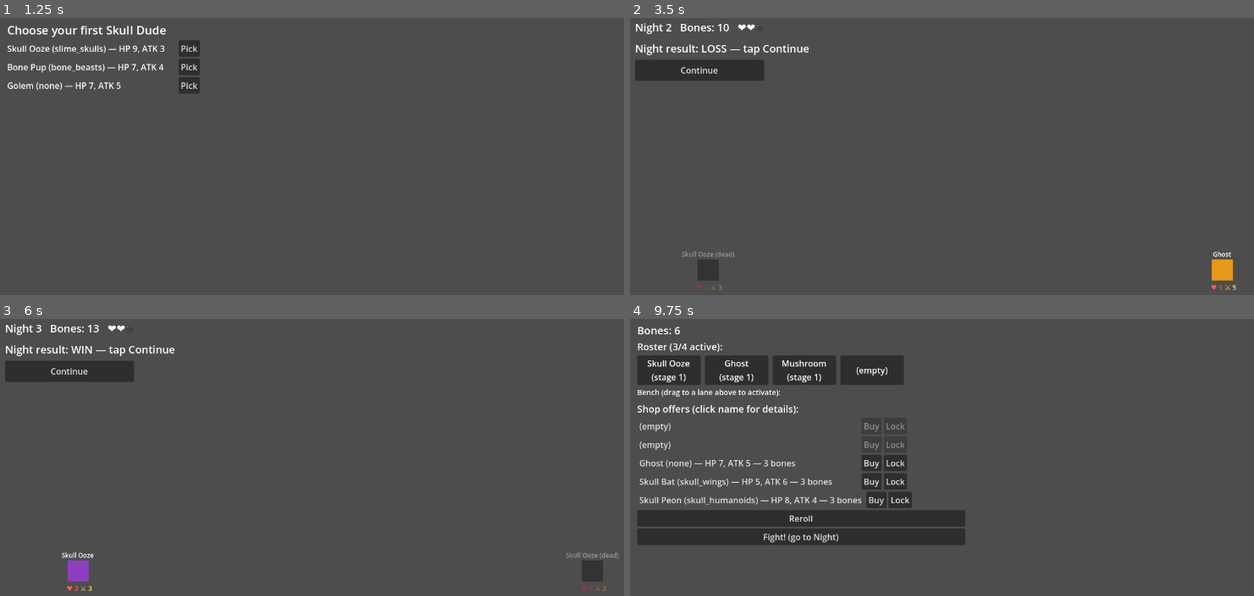
Above: before the commit, frames 1-4 (two rows, left to right).
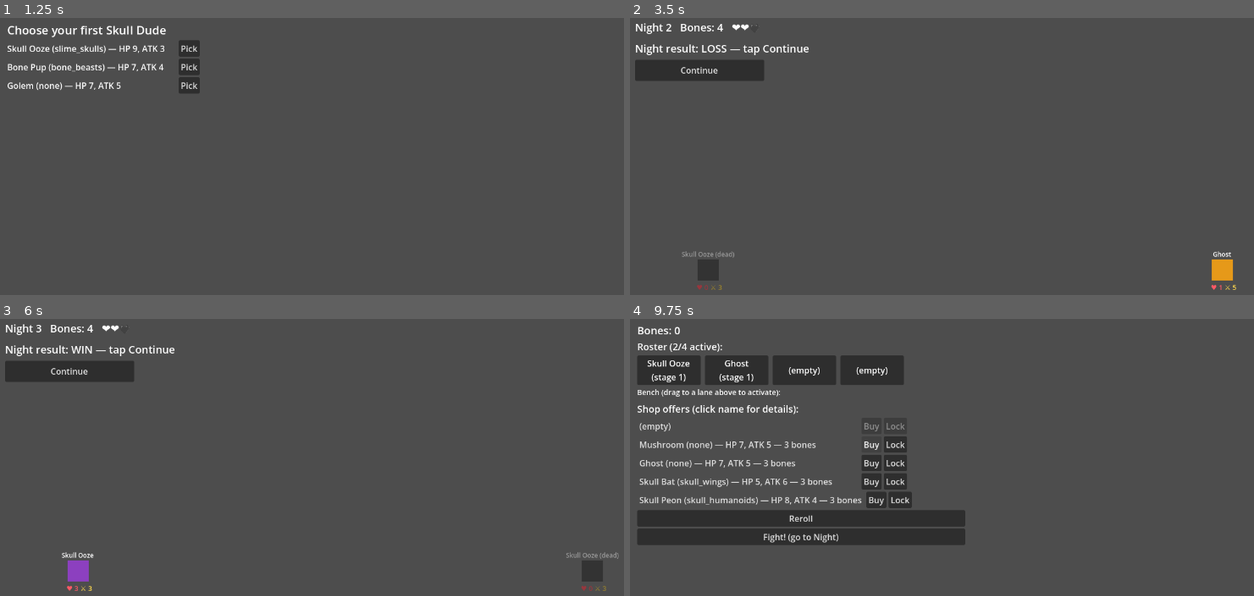
Above: after the commit, the same moments.

Repository: CowInACan44/death-auto-batller
Game: Godot game, scene res://scenes/main_menu/main_menu.tscn
The game is run twice, just before and just after one commit, with the same random seed, the same clock (stepped at 60 frames per second) and the same inputs.
Inputs (mouse positions are in pixels of both pictures, inside the frame that each line leads up to):
- Up to frame 1 (1.25 s): click "Start" at 0.5 s
- Up to frame 2 (3.5 s): click "Pick" at 1.25 s; click "Fight! (go to Night)" at 2 s; move the mouse to (1116, 181) at 2.77 s; click (1116, 181) at 2.92 s
- Up to frame 3 (6 s): click "Continue" at 3.5 s; click "Fight! (go to Night)" at 4.25 s; drag from (199, 521) to (299, 579) at 5.02 s; move the mouse to (405, 418) at 5.77 s; click (405, 418) at 5.92 s
- Up to frame 4 (9.75 s): click "Continue" at 6.5 s; click "Buy" at 7.25 s; click "(empty)" at 8 s; click "Mushroom (none) — HP 7, ATK 5…" at 8.75 s; click "Buy" at 9.5 s

Frame 1 is identical in both runs. In frame 2, less than 0.1% of the frame differs, in the area x 13-22%, y 2-5%; in frame 3, less than 0.1%; in frame 4, 0.6%, in the area x 1-44%, y 2-48%.

Commit message:
Fix bones economy: real combat rewards, slower starting ramp
Bones payout was completely fake: end_battle_phase() picked 1-4 random
creatures from the whole shop pool and summed their bone_value, with
zero connection to what actually happened in the fight. A crushing win
and a narrow win paid out identically at random, and a loss where you
still killed half the enemy team earned the same random amount as a
total wipe.

CombatResolver now tracks real enemy deaths (enemy_deaths, appended in
_kill() whenever the dying unit is on GraveSlot.Team.ENEMY — includes
anything summoned mid-fight too) and RoundManager reads that list after
the fight instead of guessing. Player-side deaths still don't earn
bones, matching standard autobattler economy. RoundManager keeps the
resolver instance around (_last_resolver) so end_battle_phase() can read
it post-fight without changing resolve_combat()'s signature.

Also lowered STARTING_BONES from 10 to 5: every stage-1/bonus creature
costs 3, so 10 bones plus the free StarterPick creature let you field a
full 4-unit lineup before Night 1 even started. 5 bones only affords one
shop purchase on top of the free starter — the rest of the team now has
to be earned through real combat kills across the run instead of bought
instantly.

Co-Authored-By: Claude Sonnet 5 <noreply@anthropic.com>
Claude-Session: https://claude.ai/code/session_01EXjVQiBPskjdWBpGCM6YVL

Diff:
--- a/autoload/economy.gd
+++ b/autoload/economy.gd
@@ -1,10 +1,14 @@
 extends Node
 
-## Player's bone currency. Bones are earned when creatures die in combat
-## and spent in the Gravedigger shop. Real per-unit death tracking doesn't
-## exist yet — RoundManager currently simulates deaths as a placeholder.
+## Player's bone currency. Bones are earned when enemy creatures actually
+## die in combat (see CombatResolver.enemy_deaths) and spent in the
+## Gravedigger shop.
 
-const STARTING_BONES := 10
+## Deliberately low: every stage-1/bonus creature costs 3, so this only
+## affords one shop purchase on top of the free StarterPick creature —
+## not a full 4-unit lineup before Night 1 even starts. The rest of the
+## team has to be earned through bones from actual kills across the run.
+const STARTING_BONES := 5
 
 var bones: int = STARTING_BONES
 
--- a/autoload/round_manager.gd
+++ b/autoload/round_manager.gd
@@ -32,6 +32,9 @@
 var hearts: int = MAX_HEARTS
 
 var _battle: Node = null
+## The CombatResolver from the most recent resolve_combat() call, kept
+## around so end_battle_phase() can read its real enemy_deaths afterward.
+var _last_resolver: CombatResolver = null
 
 
 func register_battle(battle: Node) -> void:
@@ -182,22 +185,23 @@
 		push_warning("RoundManager: no battle scene registered, can't resolve combat")
 		return CombatResolver.Result.DRAW
 
-	var resolver := CombatResolver.new()
-	return await resolver.resolve(_battle.player_grave_slots, _battle.enemy_grave_slots, _battle)
+	_last_resolver = CombatResolver.new()
+	return await _last_resolver.resolve(_battle.player_grave_slots, _battle.enemy_grave_slots, _battle)
 
 
 func end_battle_phase(player_won: bool) -> void:
 	state = GameState.RESULT
 	print("Night %d result — %s" % [round_number, "Player won" if player_won else "Player lost"])
 
-	# No real per-unit death tracking yet — simulate a handful of deaths
-	# and award bones off their bone_value as a placeholder.
-	var deaths := randi_range(1, 4)
+	# Real per-unit death tracking: bones come from enemies your team
+	# actually killed this fight (CombatResolver.enemy_deaths), not a
+	# random guess — a narrow loss where you still killed half their team
+	# now pays out for those kills instead of nothing.
+	var enemy_deaths: Array[CreatureData] = _last_resolver.enemy_deaths if _last_resolver else []
 	var bones_earned := 0
-	for i in deaths:
-		var fallen: CreatureData = CreaturePool.purchasable_creatures.pick_random()
+	for fallen in enemy_deaths:
 		bones_earned += fallen.bone_value
-	print("%d creatures died this round" % deaths)
+	print("%d enemy creatures died this round" % enemy_deaths.size())
 	Economy.award_bones(bones_earned)
 
 	if player_won and round_number == FINAL_NIGHT:
--- a/scripts/battle/combat_resolver.gd
+++ b/scripts/battle/combat_resolver.gd
@@ -62,6 +62,11 @@
 
 var player_slots: Array[GraveSlot] = []
 var enemy_slots: Array[GraveSlot] = []
+## Enemy creatures that died this fight, in kill order (includes any
+## summoned mid-fight) — RoundManager reads this after resolve() to award
+## real bones instead of a random guess. Player-side deaths intentionally
+## don't earn bones, matching standard autobattler economy.
+var enemy_deaths: Array[CreatureData] = []
 ## The Battle scene, so a SUMMON effect can instantiate and add a real
 ## visual Unit node, not just internal combat state. Null is tolerated
 ## (summoned units just go visual-less) so this stays testable headless.
@@ -244,6 +249,8 @@
 
 	target.alive = false
 	_log("%s has died!" % _name(target))
+	if target.team == GraveSlot.Team.ENEMY:
+		enemy_deaths.append(target.creature_data)
 	if target.slot:
 		target.slot.clear()
 
